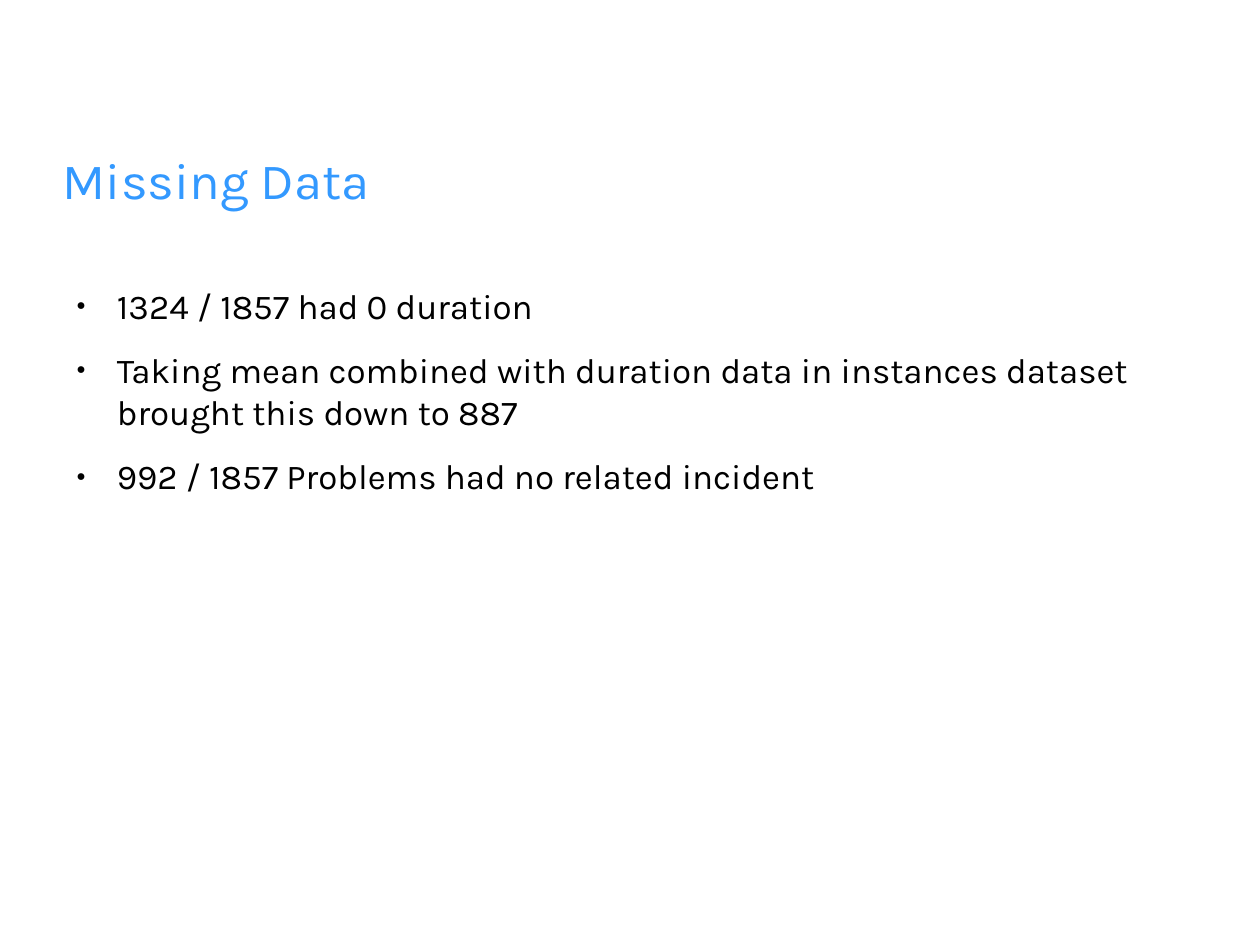
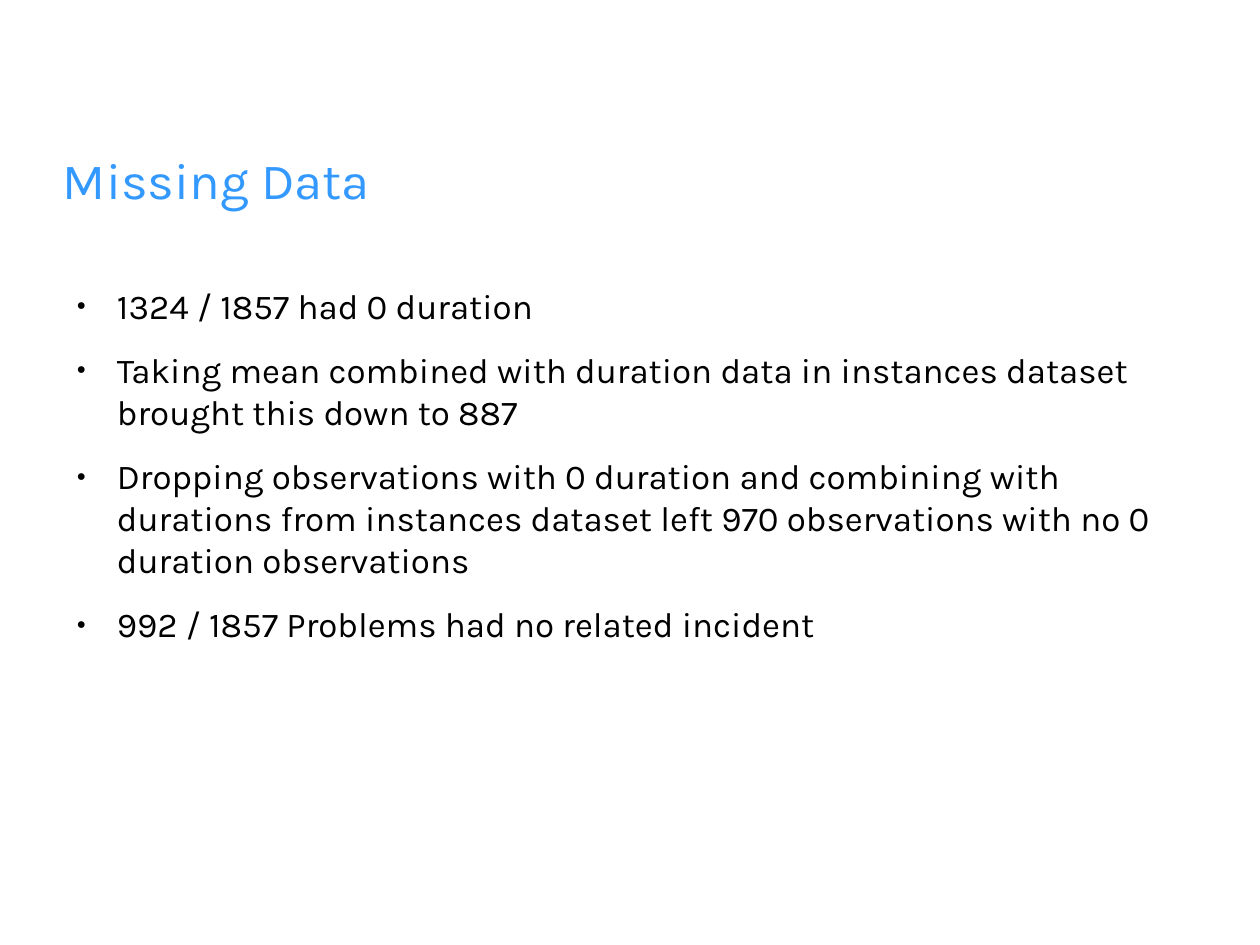
Before and after one commit to wjbrittonv/UMRFDataScience, a slide deck: slide 3 of MacClusteringProject/data_analysis.pptx. Drawn at 1260x945 pixels with LibreOffice and Linux fonts; fonts in the diff are those of the drawing; background and template pictures are left out. Boxes give left, top, right and bottom in pixels: in the first picture for what was removed or moved away, otherwise in the second. Text is boxed around its words. In the diff, an @@ line names an element or a change of style, - is before the commit and + after.

Commit message:
Tfidf vectorization of descriptions, duration analysis, and further presentation work

```diff
--- a/MacClusteringProject/data_analysis.pptx
+++ b/MacClusteringProject/data_analysis.pptx
@@ text at (117, 465, 1150, 574): paragraph added @@
+● Dropping observations with 0 duration and combining with durations from instances dataset left 970 observations with no 0 duration observations
```
Also in this commit, not shown: 1 other slide changed, 12 slides added, 11 slides removed, 13 other files.
